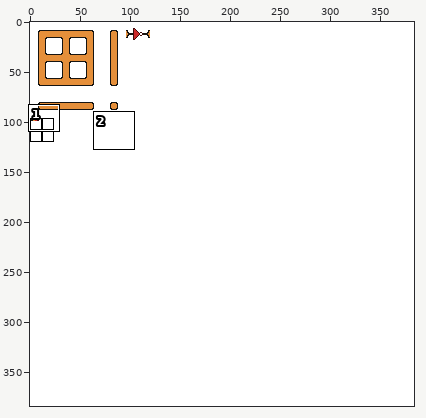
Sprite sheet, stored at tileset.png. The picture above shows the old version from afar; the outline marks the close-up.
Close-up. Before:
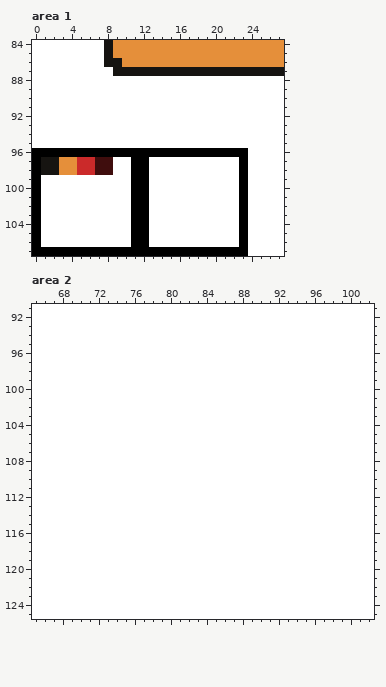
The file is 384x384 pixels. Shown: area 1: x 0..27, y 84..107; area 2: x 65..102, y 91..125.
After:
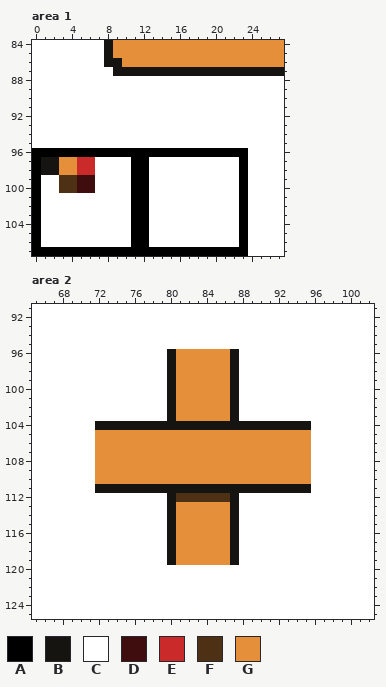
Palette (. is transparent): A #000000  B #161411  C #ffffff  D #3f0d0d  E #cb2a2a  F #4e3114  G #e58f3a
Commit: added cross-over
From old to new:
{"where": "area 1"}
{"y":97,"x":7,"old":"DD","new":"CC"}
{"y":98,"x":7,"old":"DD","new":"CC"}
{"y":99,"x":3,"old":"CCCC","new":"FFDD"}
{"y":100,"x":3,"old":"CCCC","new":"FFDD"}
{"where": "area 2"}
{"y":96,"x":80,"old":"CCCCCCCC","new":"BGGGGGGB"}
{"y":97,"x":80,"old":"CCCCCCCC","new":"BGGGGGGB"}
{"y":98,"x":80,"old":"CCCCCCCC","new":"BGGGGGGB"}
{"y":99,"x":80,"old":"CCCCCCCC","new":"BGGGGGGB"}
{"y":100,"x":80,"old":"CCCCCCCC","new":"BGGGGGGB"}
{"y":101,"x":80,"old":"CCCCCCCC","new":"BGGGGGGB"}
{"y":102,"x":80,"old":"CCCCCCCC","new":"BGGGGGGB"}
{"y":103,"x":80,"old":"CCCCCCCC","new":"BGGGGGGB"}
{"y":104,"x":72,"old":"CCCCCCCCCCCCCCCCCCCCCCCC","new":"BBBBBBBBBBBBBBBBBBBBBBBB"}
{"y":105,"x":72,"old":"CCCCCCCCCCCCCCCCCCCCCCCC","new":"GGGGGGGGGGGGGGGGGGGGGGGG"}
{"y":106,"x":72,"old":"CCCCCCCCCCCCCCCCCCCCCCCC","new":"GGGGGGGGGGGGGGGGGGGGGGGG"}
{"y":107,"x":72,"old":"CCCCCCCCCCCCCCCCCCCCCCCC","new":"GGGGGGGGGGGGGGGGGGGGGGGG"}
{"y":108,"x":72,"old":"CCCCCCCCCCCCCCCCCCCCCCCC","new":"GGGGGGGGGGGGGGGGGGGGGGGG"}
{"y":109,"x":72,"old":"CCCCCCCCCCCCCCCCCCCCCCCC","new":"GGGGGGGGGGGGGGGGGGGGGGGG"}
{"y":110,"x":72,"old":"CCCCCCCCCCCCCCCCCCCCCCCC","new":"GGGGGGGGGGGGGGGGGGGGGGGG"}
{"y":111,"x":72,"old":"CCCCCCCCCCCCCCCCCCCCCCCC","new":"BBBBBBBBBBBBBBBBBBBBBBBB"}
{"y":112,"x":80,"old":"CCCCCCCC","new":"BFFFFFFB"}
{"y":113,"x":80,"old":"CCCCCCCC","new":"BGGGGGGB"}
{"y":114,"x":80,"old":"CCCCCCCC","new":"BGGGGGGB"}
{"y":115,"x":80,"old":"CCCCCCCC","new":"BGGGGGGB"}
{"y":116,"x":80,"old":"CCCCCCCC","new":"BGGGGGGB"}
{"y":117,"x":80,"old":"CCCCCCCC","new":"BGGGGGGB"}
{"y":118,"x":80,"old":"CCCCCCCC","new":"BGGGGGGB"}
{"y":119,"x":80,"old":"CCCCCCCC","new":"BGGGGGGB"}
{"label":"changed","picture_box":[59,157,113,193]}
{"label":"changed","picture_box":[95,349,311,565]}
